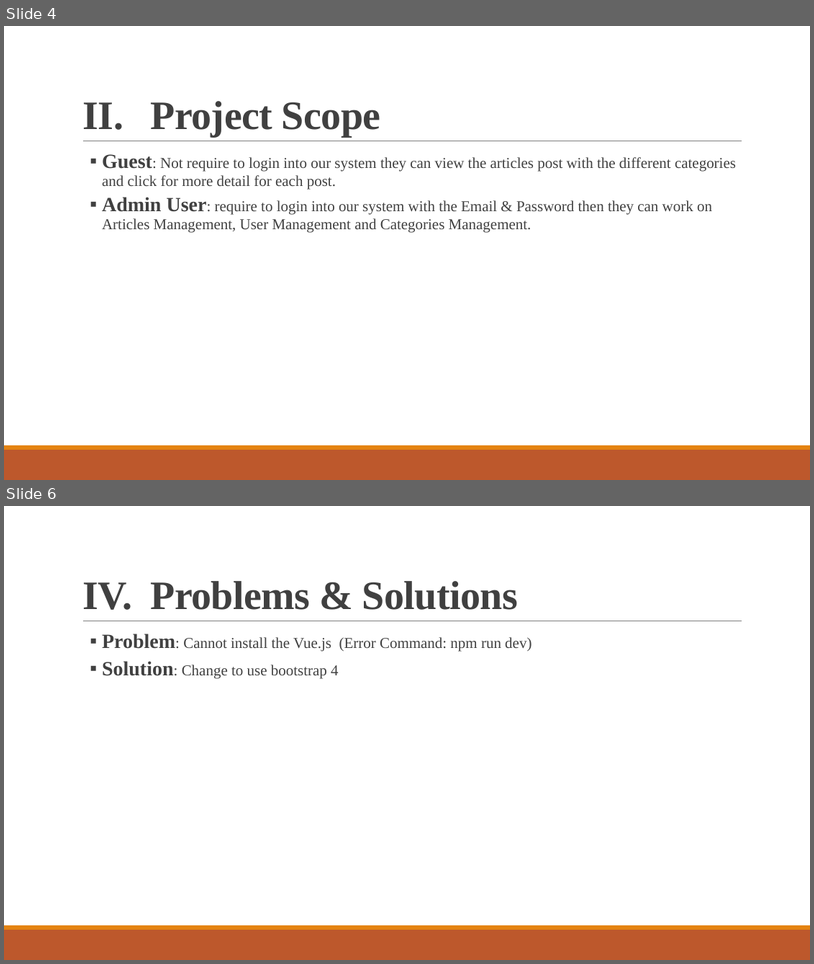
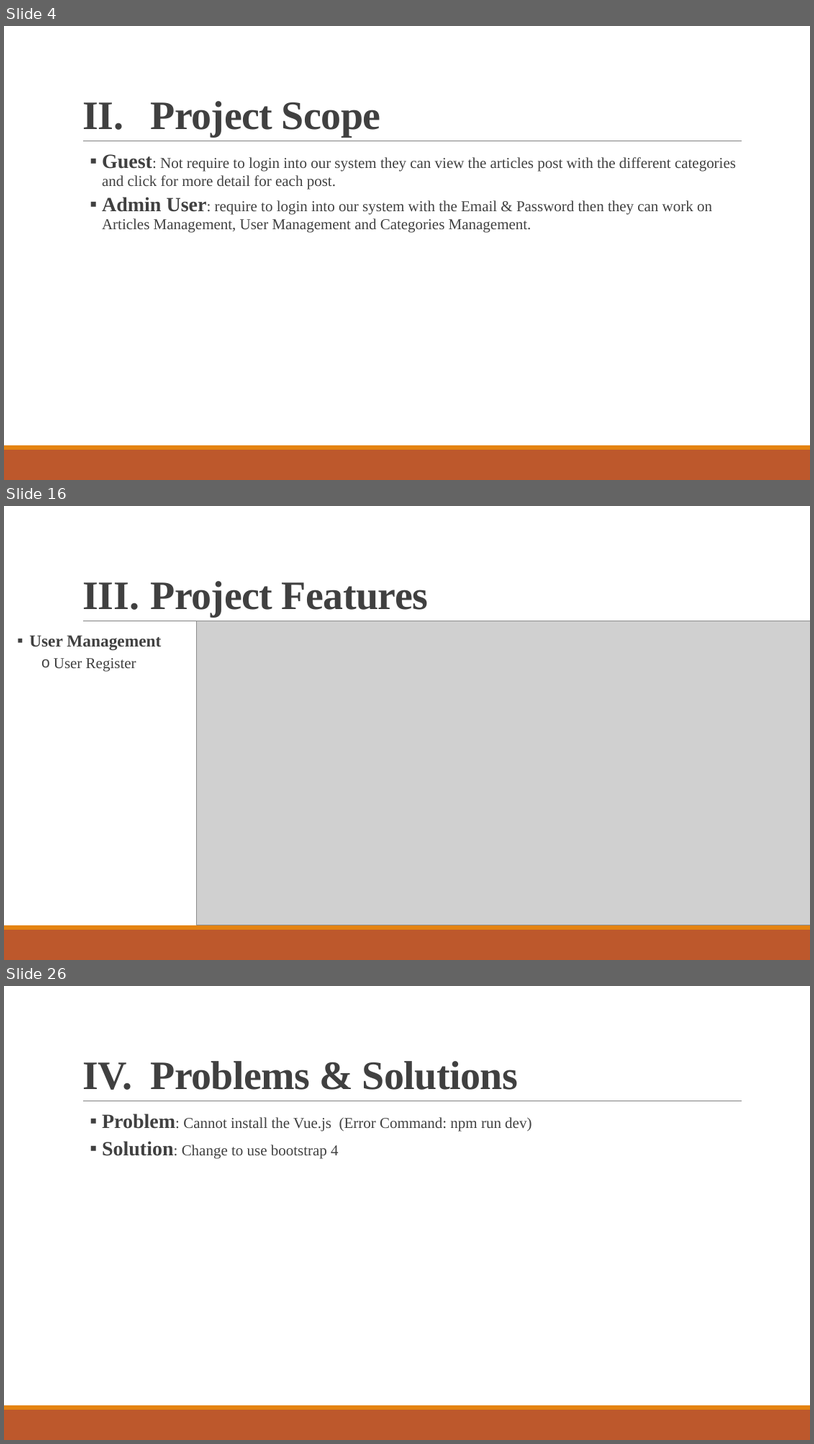
Before and after one commit to devit-chea/mini-project-orm, a slide deck: project documents/Article Post.pptx. Shown one above the other, each under a label of ours: slides 4 and 6 before the commit, slides 4, 16 and 26 after it; the slides between them are not shown. The pictures are 814x964 and 814x1444 pixels, drawn with LibreOffice and Linux fonts; fonts in the diff are those of the drawing; grey boxes stand for pictures. Boxes give left, top, right and bottom in pixels: in the first picture for what was removed or moved away, otherwise in the second. Text is boxed around its words. In the diff, an @@ line names an element or a change of style, - is before the commit and + after.

```diff
--- a/project documents/Article Post.pptx
+++ b/project documents/Article Post.pptx
@@ slide 16 added at bbox=[4, 506, 810, 960], background #FFFFFF; not listed: 3 template elements that a slide beside it also shows @@
@@ title added at bbox=[151, 581, 428, 617], 48 pt, text #404040, bold @@
+III. Project Features
@@ text added at bbox=[29, 635, 161, 672], 20 pt, text #404040, bold @@
+  ▪ User Management
+      o User Register
@@ picture added at bbox=[197, 621, 810, 924] @@
@@ what was slide 6 is now slide 26 @@
```
Also in this commit, not shown: 1 slide changed, 19 other slides added, 5 other files.
